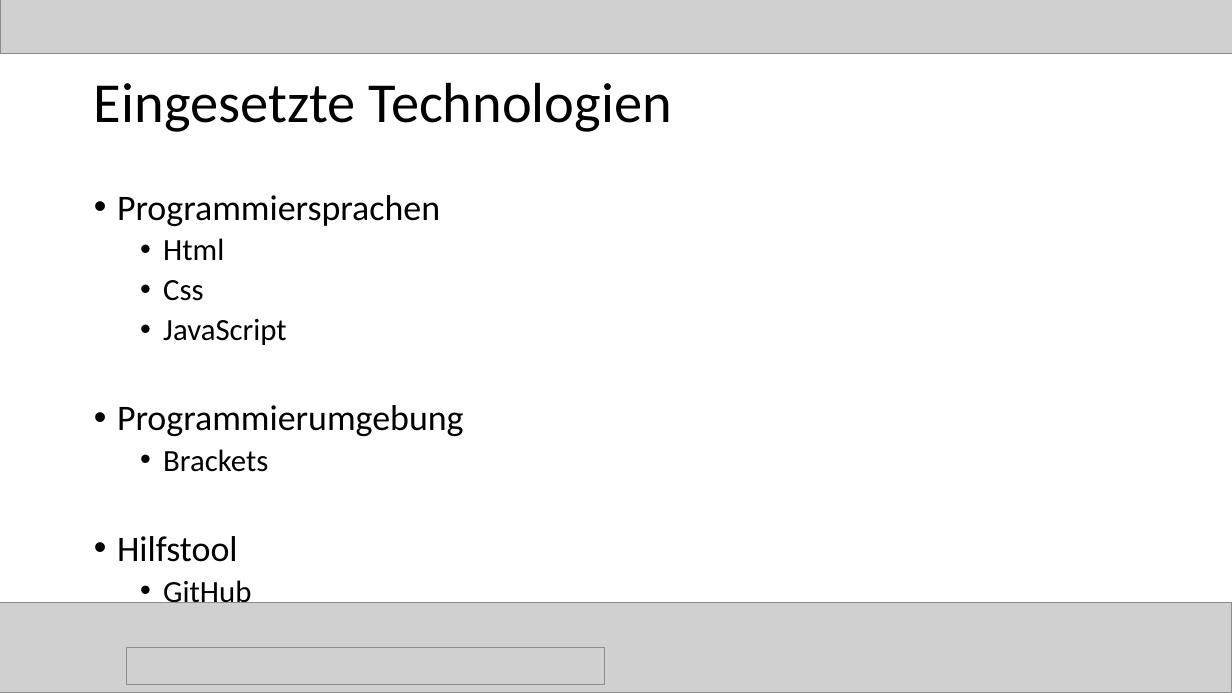
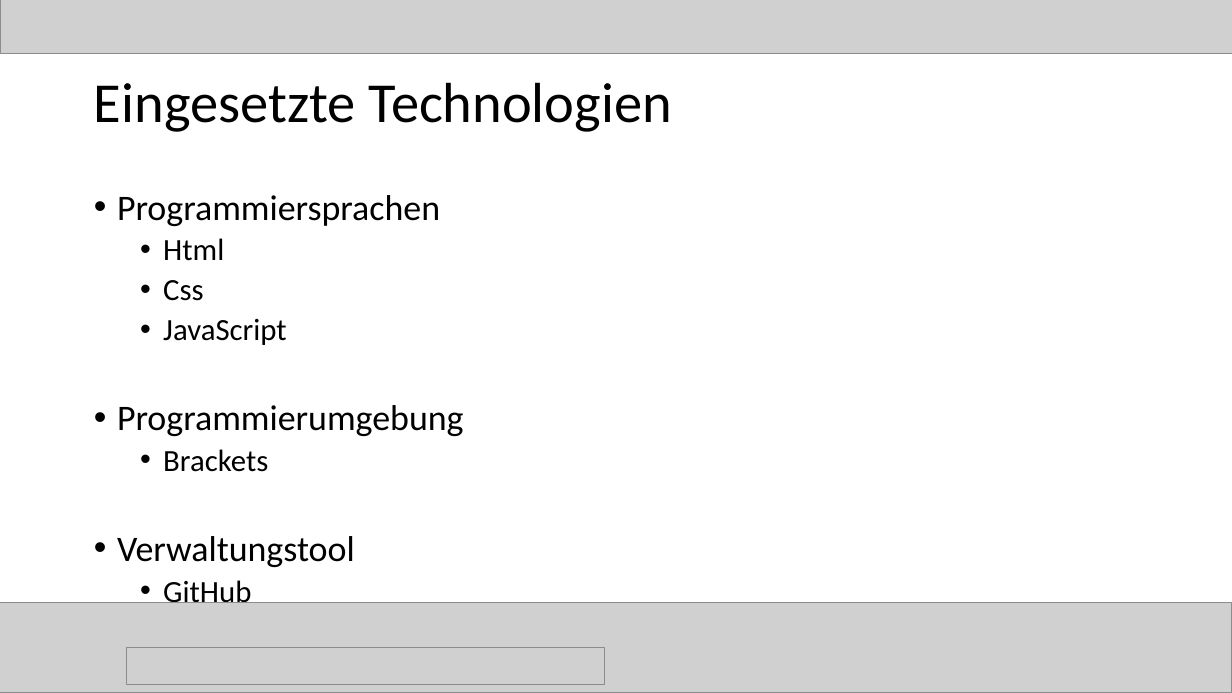
Before and after one commit to magharmi/StudentenFuerStudenten, a slide deck: slide 9 of websitePPneu.pptx. Drawn at 1232x693 pixels with LibreOffice and Linux fonts; fonts in the diff are those of the drawing; grey boxes stand for pictures. Boxes give left, top, right and bottom in pixels: in the first picture for what was removed or moved away, otherwise in the second. Text is boxed around its words. In the diff, an @@ line names an element or a change of style, - is before the commit and + after.

Commit message:
pp

```diff
--- a/websitePPneu.pptx
+++ b/websitePPneu.pptx
@@ text at [117, 536, 355, 567]: text changed @@
-• Hilfstool
+• Verwaltungstool
```
Also in this commit, not shown: 1 slide added.
